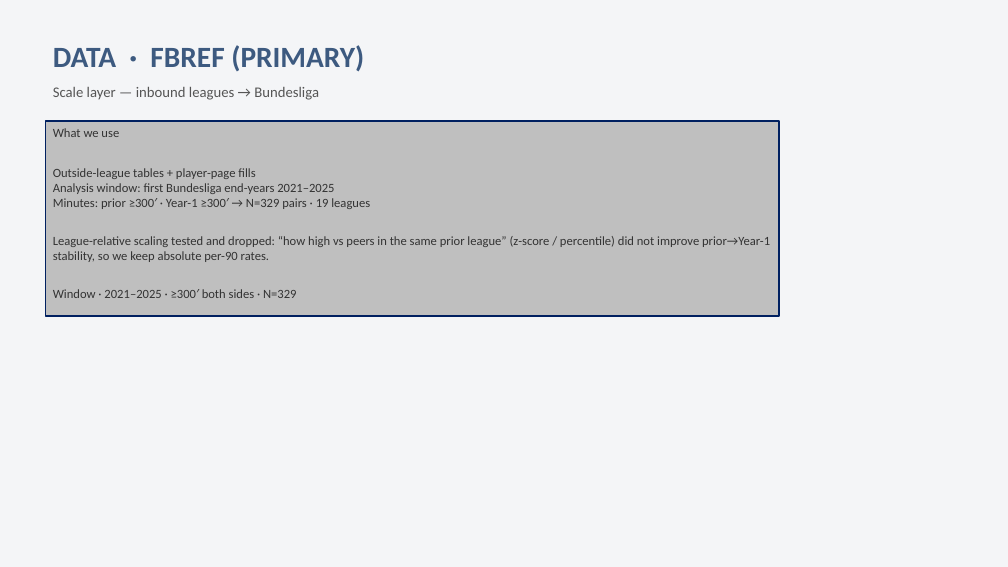
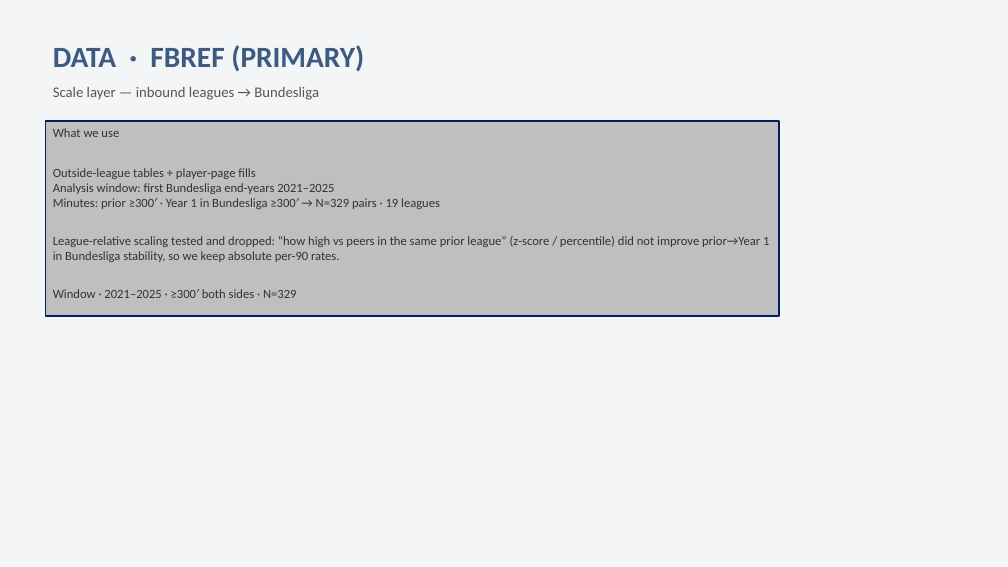
Before and after one commit to colbymorris08/bundesliga-transfer-traits, a slide deck: slide 5 of bundesliga_transfer_traits.pptx. Drawn at 1008x567 pixels with LibreOffice and Linux fonts; fonts in the diff are those of the drawing. Boxes give left, top, right and bottom in pixels: in the first picture for what was removed or moved away, otherwise in the second. Text is boxed around its words. In the diff, an @@ line names an element or a change of style, - is before the commit and + after.

```diff
--- a/bundesliga_transfer_traits.pptx
+++ b/bundesliga_transfer_traits.pptx
@@ text in rectangle at [53, 198, 769, 262]: text changed @@
-Minutes: prior ≥300′ · Year-1 ≥300′ → N=329 pairs · 19 leagues
-League-relative scaling tested and dropped: “how high vs peers in the same prior league” (z-score / percentile) did not improve prior→Year-1 stability, so we keep absolute per-90 rates.
+Minutes: prior ≥300′ · Year 1 in Bundesliga ≥300′ → N=329 pairs · 19 leagues
+League-relative scaling tested and dropped: “how high vs peers in the same prior league” (z-score / percentile) did not improve prior→Year 1 in Bundesliga stability, so we keep absolute per-90 rates.
```
Also in this commit, not shown: 18 other slides changed, 4 other files.
